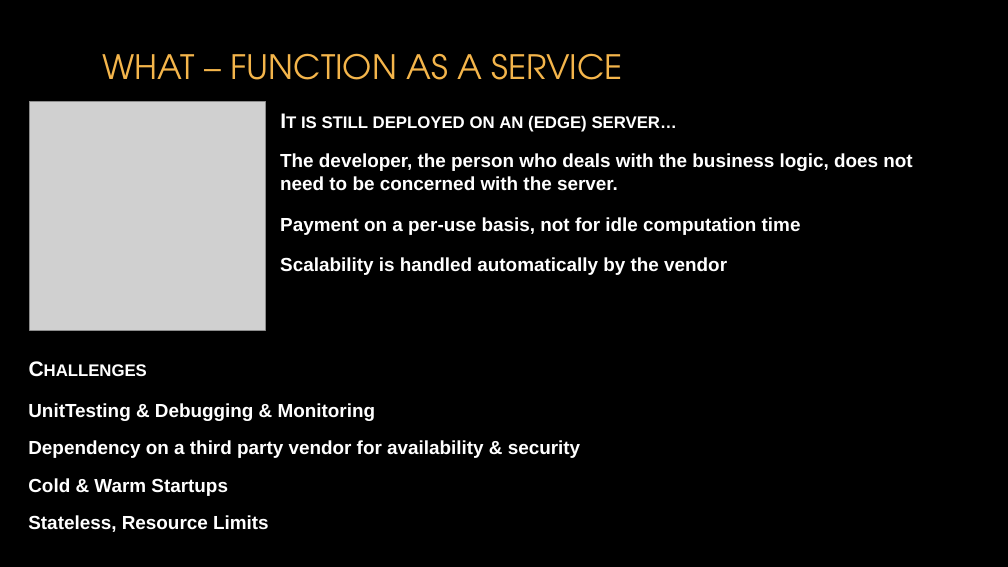
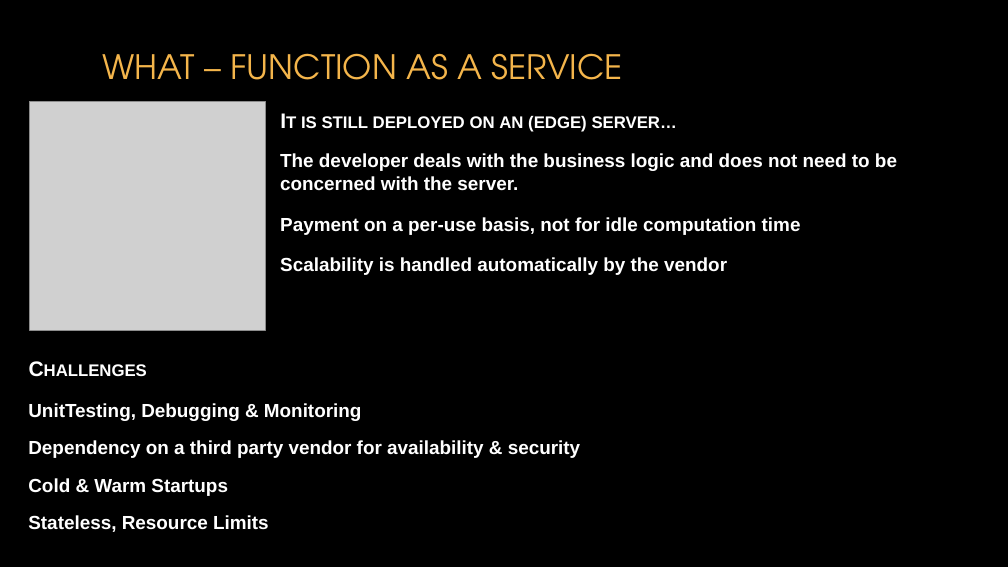
Before and after one commit to itenium-be/Serverless, a slide deck: slide 5 of Serverless.pptx (slide 4 before the commit). Drawn at 1008x567 pixels with LibreOffice and Linux fonts; fonts in the diff are those of the drawing; grey boxes stand for pictures; background and template pictures are left out. Boxes give left, top, right and bottom in pixels: in the first picture for what was removed or moved away, otherwise in the second. Text is boxed around its words. In the diff, an @@ line names an element or a change of style, - is before the commit and + after.

Commit message:
pptx

```diff
--- a/Serverless.pptx
+++ b/Serverless.pptx
@@ text at [280, 153, 897, 191]: text changed @@
-The developer, the person who deals with the business logic, does not need to be concerned with the server.
+The developer deals with the business logic and does not need to be concerned with the server.
@@ text at [28, 403, 362, 421]: text changed @@
-UnitTesting & Debugging & Monitoring
+UnitTesting, Debugging & Monitoring
```
Also in this commit, not shown: 2 other slides changed, 2 slides added.
